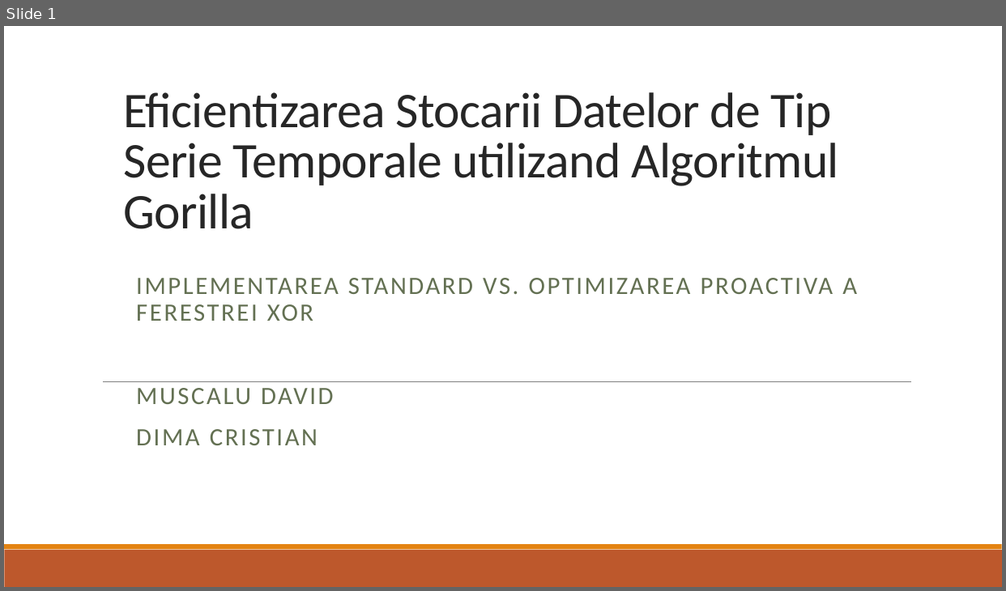
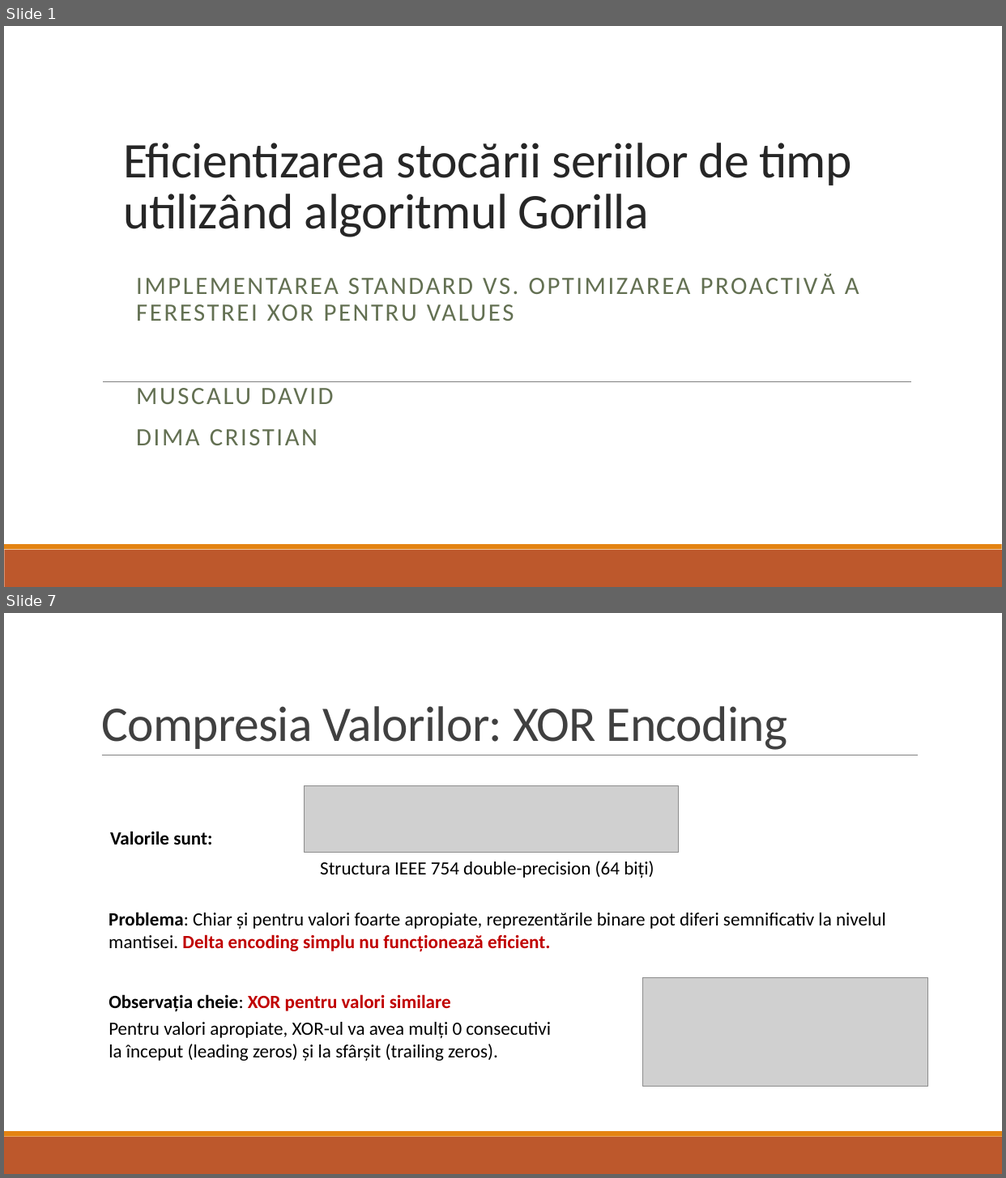
Before and after one commit to dimacul/PROIECT_PROCESAREA_SEMNALELOR, a slide deck: Eficientizarea Stocarii Datelor de Tip Serie Temporale utilizand.pptx. Shown one above the other, each under a label of ours: slide 1 before the commit, slides 1 and 7 after it; the slides between them are not shown. The pictures are 1006x591 and 1006x1178 pixels, drawn with LibreOffice and Linux fonts; fonts in the diff are those of the drawing; grey boxes stand for pictures. Boxes give left, top, right and bottom in pixels: in the first picture for what was removed or moved away, otherwise in the second. Text is boxed around its words. In the diff, an @@ line names an element or a change of style, - is before the commit and + after.

```diff
--- a/Eficientizarea Stocarii Datelor de Tip Serie Temporale utilizand.pptx
+++ b/Eficientizarea Stocarii Datelor de Tip Serie Temporale utilizand.pptx
@@ slide 7 added at (x1=4, y1=613, x2=1002, y2=1174), background #FFFFFF; not listed: 2 template elements that a slide beside it also shows @@
@@ title added at (x1=101, y1=706, x2=788, y2=750), 48 pt, text #404040 @@
+Compresia Valorilor: XOR Encoding
@@ line added from (102, 756) to (918, 756), #808080 0.5 pt @@
@@ picture added at (x1=305, y1=786, x2=679, y2=854) @@
@@ text added at (x1=110, y1=831, x2=212, y2=845), 18 pt, text #000000, bold @@
+Valorile sunt:
@@ text added at (x1=320, y1=861, x2=654, y2=879), 18 pt, text #000000 @@
+Structura IEEE 754 double-precision (64 biți)
@@ text added at (x1=108, y1=912, x2=886, y2=952), 18 pt, text #000000 @@
+Problema: Chiar și pentru valori foarte apropiate, reprezentările binare pot diferi semnificativ la nivelul mantisei. Delta encoding simplu nu funcționează eficient.
@@ text added at (x1=108, y1=995, x2=451, y2=1012), 18 pt, text #C00000, bold @@
+Observația cheie: XOR pentru valori similare
@@ picture added at (x1=642, y1=978, x2=928, y2=1087) @@
@@ text added at (x1=108, y1=1022, x2=551, y2=1062), 18 pt, text #000000 @@
+Pentru valori apropiate, XOR-ul va avea mulți 0 consecutivi la început (leading zeros) și la sfârșit (trailing zeros).
@@ slide 1 changed as well @@
@@ title at (x1=123, y1=143, x2=851, y2=237): text changed @@
-Eficientizarea Stocarii Datelor de Tip Serie Temporale utilizand Algoritmul Gorilla
+Eficientizarea stocării seriilor de timp utilizând algoritmul Gorilla
@@ subtitle at (x1=136, y1=278, x2=859, y2=321): text changed @@
-IMPLEMENTAREA STANDARD VS. OPTIMIZAREA PROACTIVA A FERESTREI XOR
+IMPLEMENTAREA STANDARD VS. OPTIMIZAREA PROACTIVĂ A FERESTREI XOR PENTRU VALUES
```
Also in this commit, not shown: 21 other slides added, 8 slides removed, 6 other files.
